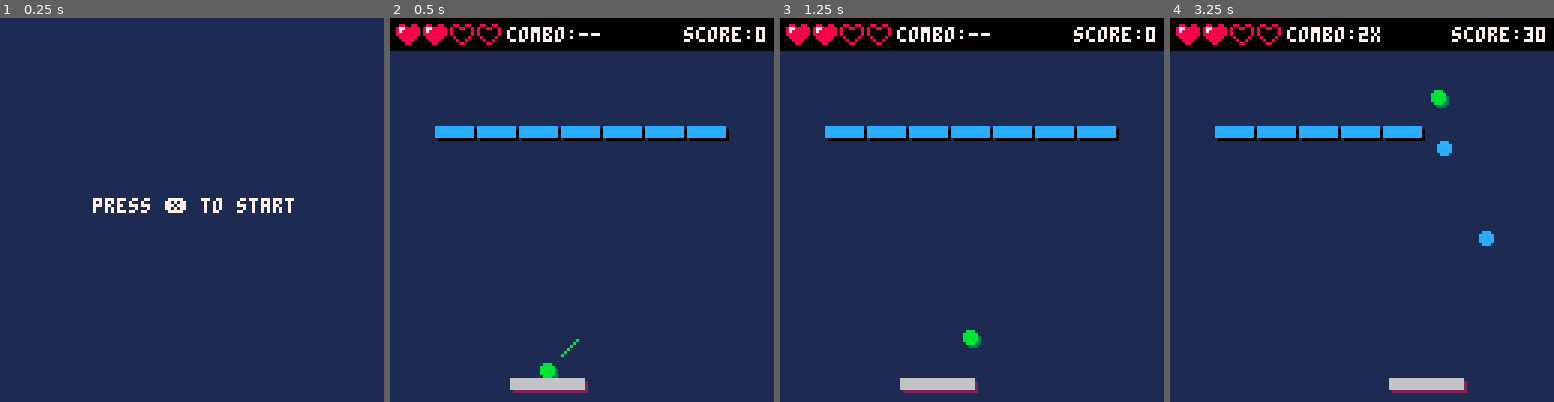
Above: before the commit, frames 1-4 (left to right).
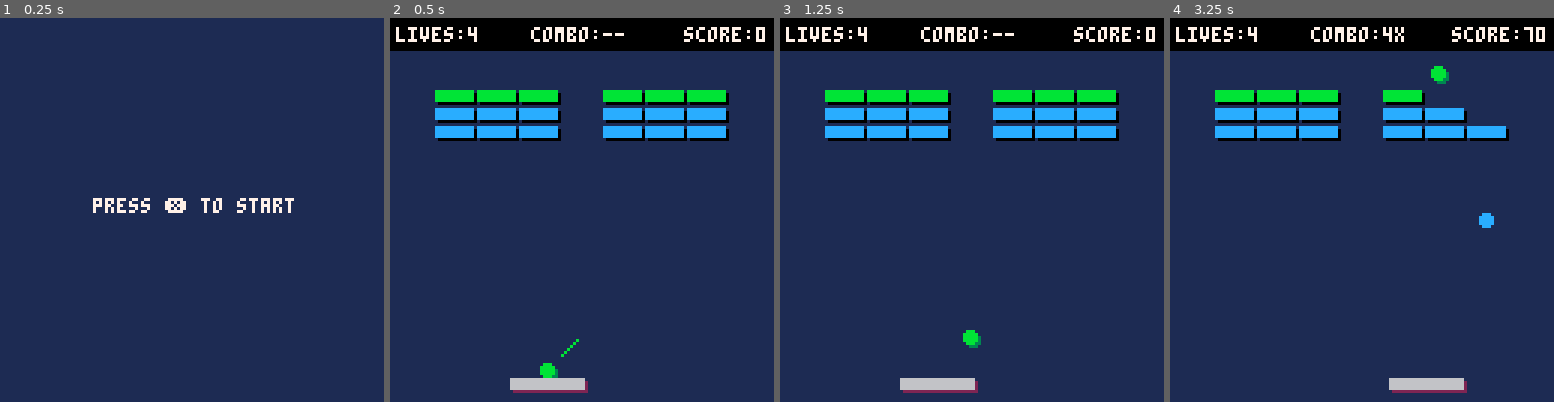
Above: after the commit, the same moments.

Repository: mattmuroya/pico-8
Game: PICO-8 cartridge carts/breakout/breakout.p8
Same seed, same stepped clock (60 frames per second), same inputs: the game is played once before the commit and once after it.
Inputs:
- Up to frame 1 (0.25 s): no input
- Up to frame 2 (0.5 s): tap X (X key) at 0.33 s
- Up to frame 3 (1.25 s): tap X (X key) at 1.07 s
- Up to frame 4 (3.25 s): hold Right 1.6-2.1 s; tap X (X key) at 1.85, 2.97 s; hold Right 2.47-3.03 s; hold Left from 3.08 s (still down)

Frame 1 is identical in both runs. In frame 2, 6.6% of the frame differs, in the area x 1-89%, y 1-33%; in frame 3, 6.6%; in frame 4, 7.1%, in the area x 1-94%, y 1-60%.

Commit message:
1UP, reduce, and expand powerups

Diff:
--- a/carts/breakout/breakout.p8
+++ b/carts/breakout/breakout.p8
@@ -5,14 +5,12 @@
 -- to-dos
 
 -- powerups
---   s speed up ✅
---   m multiball
---   1 1up
---   p sticky paddle
---   l laser?
---   g megaball
---   r reduction
---   e expand
+--   s speed up ❎
+--   1 1up ❎
+--   3 multiball
+--   m megaball
+--   r reduce ❎
+--   e expand ❎
 
 -- main loop
 
@@ -35,9 +33,9 @@
             -- " xtttxtt ",
             -- " pbtxpbi ",
             "         ",
-            "         ",
-            "         ",
-            " s1ps1ps "
+            " bbb bbb  ",
+            " 111 sss ",
+            " eee rrr "
         },
         -- level 2
         {
@@ -88,8 +86,7 @@
     prev_defl_x = false
 
     score = 0
-    max_lives = 4
-    lives = 2
+    lives = 4
 
     paddle = {}
     paddle.w = 24
@@ -139,6 +136,19 @@
 end
 
 function update_game()
+    -- loop timed powerups
+    paddle.w = 24
+    if speed_up_duration > 0 then speed_up_duration -= 1 end
+    if expand_duration > 0 then
+    log(expand_duration)
+        paddle.w = 48
+        expand_duration -= 1
+    end
+    if reduce_duration > 0 then
+        paddle.w = 12
+        reduce_duration -= 1
+    end
+
     -- dampen paddle speed
     paddle.dx *= 0.6
     if abs(paddle.dx) < 0.5 then paddle.dx = 0 end
@@ -183,15 +193,9 @@
     if paddle.sticky then
         ball.x = paddle.x + paddle.w / 2
     else
-        ball.x += ball.dx * speed_multiplier.value
-        ball.y += ball.dy * speed_multiplier.value
-    end
-
-    -- loop powerups
-    if speed_multiplier.duration <= 0 then speed_multiplier.value = 1
-    else speed_multiplier.duration -= 1
-    end
-
+        ball.x += ball.dx * (speed_up_duration > 0 and 1.5 or 1)
+        ball.y += ball.dy * (speed_up_duration > 0 and 1.5 or 1)
+    end
 
     -- loop pills
     for pill in all(pills) do
@@ -199,12 +203,20 @@
         if collide(pill, paddle) then
             log("caught powerup: " .. pill.type)
             if pill.type == "s" then
-                speed_multiplier.value = 1.5
-                speed_multiplier.duration = 300
+                speed_up_duration = 300
             elseif pill.type == "1" then
-                -- 1up
-            elseif pill.type == "p" then
-                -- sticky
+                lives += 1
+            elseif pill.type == "3" then
+                -- multiball
+            elseif pill.type == "m" then
+                -- megaball
+            elseif pill.type == "r" then
+                reduce_duration = 300
+                expand_duration = 0
+            elseif pill.type == "e" then
+            log('expand')
+                expand_duration = 300
+                reduce_duration = 0
             end
             del(pills, pill)
         end
@@ -305,14 +317,14 @@
     ball.dy = -1
     paddle.sticky = true
     multiplier = 0
-    speed_multiplier.duration = 0
+    speed_up_duration = 0
 end
 
 function build(level)
-    speed_multiplier = {
-        value = 1,
-        duration = 0,
-    }
+    speed_up_duration = 0
+    expand_duration = 0
+    reduce_duration = 0
+    megaball_duration = 0
 
     reset_ball()
 
@@ -387,8 +399,8 @@
 end
 
 function update_multiplier()
-    if multiplier == 0 then multiplier = 1
-    elseif multiplier < 8 then multiplier *= 2
+    if multiplier == 0 then multiplier = 1 * (reduce_duration > 0 and 2 or 1)
+    elseif multiplier < 8 then multiplier *= 2 * (reduce_duration > 0 and 2 or 1)
     end
 end
 
@@ -412,7 +424,10 @@
 function is_powerup(brick)
     return brick.type == "s"
         or brick.type == "1"
-        or brick.type == "p"
+        or brick.type == "3"
+        or brick.type == "m"
+        or brick.type == "r"
+        or brick.type == "e"
 end
 
 function deflect_x(ball, rect)
@@ -505,12 +520,13 @@
     cls(1)
     rectfill(0, 0, 127, 10, 0)
 
-    for i = 1, max_lives do
-        spr(lives >= i and 1 or 2, 2 + (i - 1) * 9, 2)
-    end
+    -- for i = 1, max_lives do
+    --     spr(lives >= i and 1 or 2, 2 + (i - 1) * 9, 2)
+    -- end
+    print("lives:" .. lives, 2, 3, 7)
 
     local multiplier_str = "combo:" .. (multiplier > 1 and multiplier .. "x" or "--")
-    print(multiplier_str, (2 + 9 * max_lives) + 1, 3, 7)
+    print(multiplier_str, (63 - #multiplier_str * 4 / 2), 3, 7)
 
     local score_str = "score:" .. score
     print(score_str, 126 - #score_str * 4, 3, 7)
